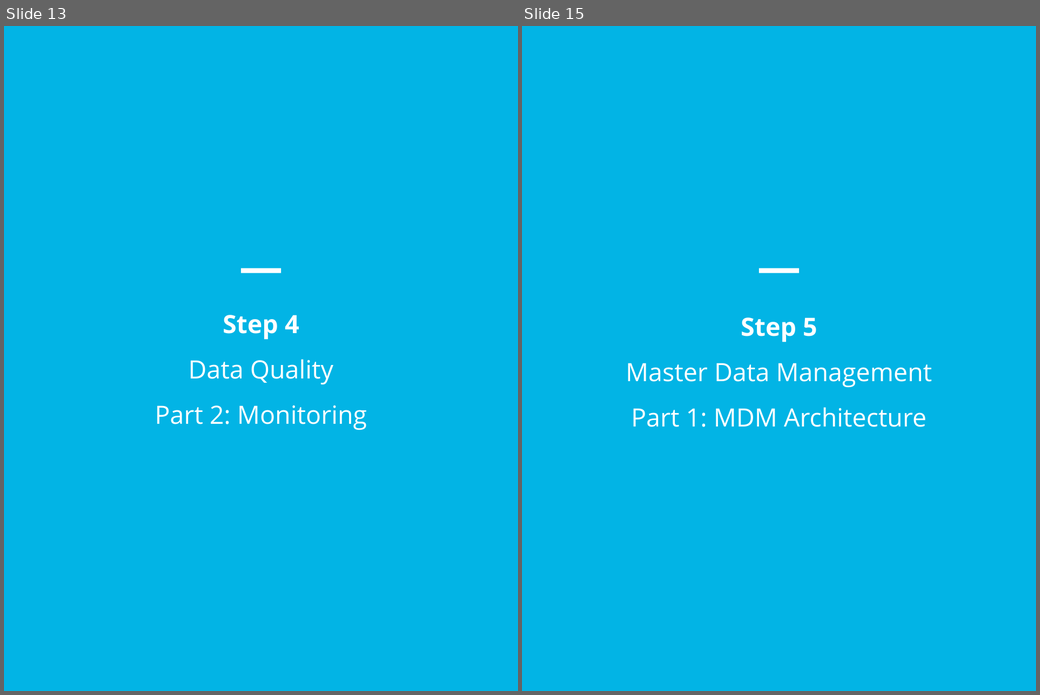
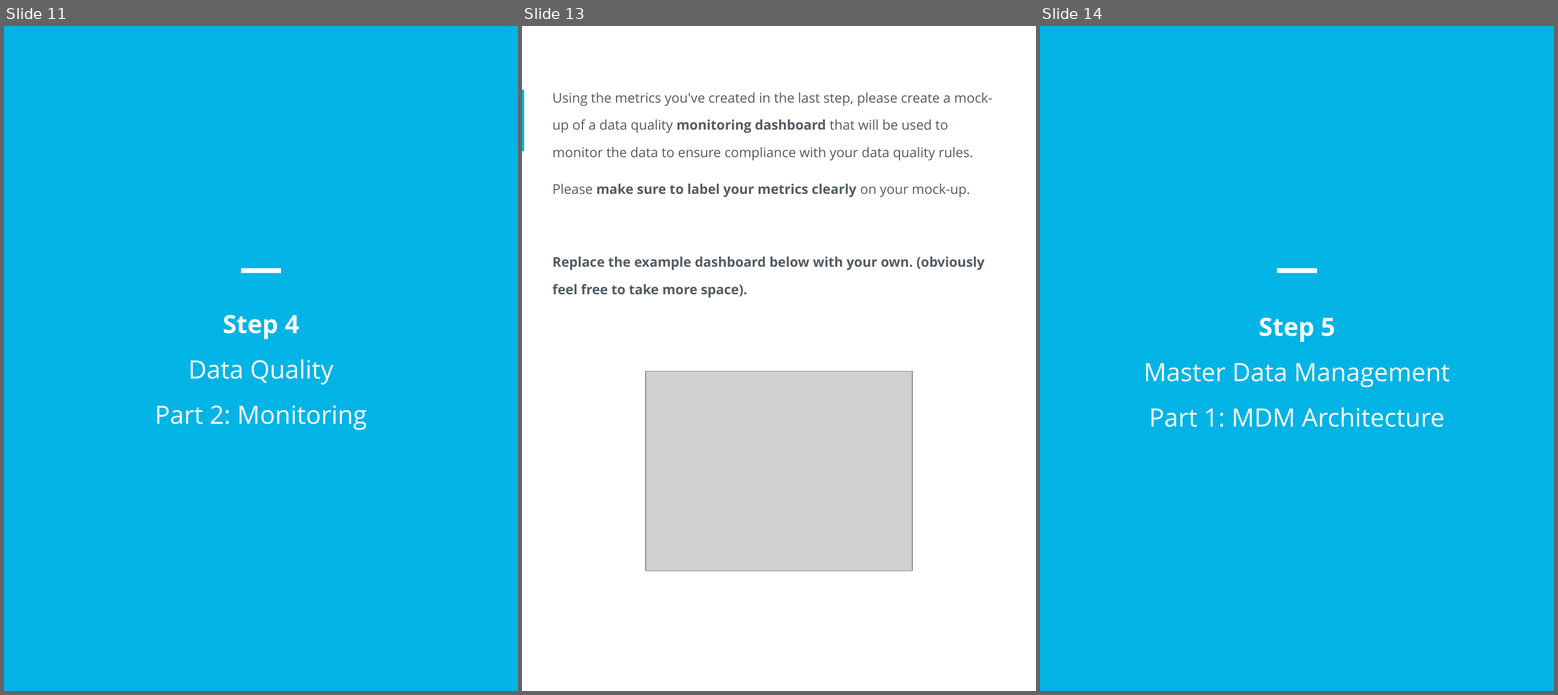
Before and after one commit to hereiamken/Udacity-Data-Architect, a slide deck: data-governance-at-sneaker-park/starter-template.pptx. Shown side by side, each under a label of ours: slides 13 and 15 before the commit, slides 11, 13 and 14 after it; the slides between them are not shown. The pictures are 1040x695 and 1558x695 pixels, drawn with LibreOffice and Linux fonts; fonts in the diff are those of the drawing; grey boxes stand for pictures. Boxes give left, top, right and bottom in pixels: in the first picture for what was removed or moved away, otherwise in the second. Text is boxed around its words. In the diff, an @@ line names an element or a change of style, - is before the commit and + after.

```diff
--- a/data-governance-at-sneaker-park/starter-template.pptx
+++ b/data-governance-at-sneaker-park/starter-template.pptx
@@ slide 13 added at <box>522,26,1036,691</box>, background #FFFFFF @@
@@ rectangle added at <box>522,90,524,151</box>, fill #02B4E5 @@
@@ text added at <box>552,92,992,298</box>, 16 pt, text #525C65 @@
+Using the metrics you've created in the last step, please create a mock-up of a data quality monitoring dashboard that will be used to monitor the data to ensure compliance with your data quality rules.
+Please make sure to label your metrics clearly on your mock-up.
+Replace the example dashboard below with your own. (obviously feel free to take more space).
@@ picture added at <box>645,372,912,571</box> @@
@@ what was slide 13 is now slide 11 @@
@@ what was slide 15 is now slide 14 @@
```
Also in this commit, not shown: 6 slides changed, 2 other slides added, 5 slides removed, 8 other files.
